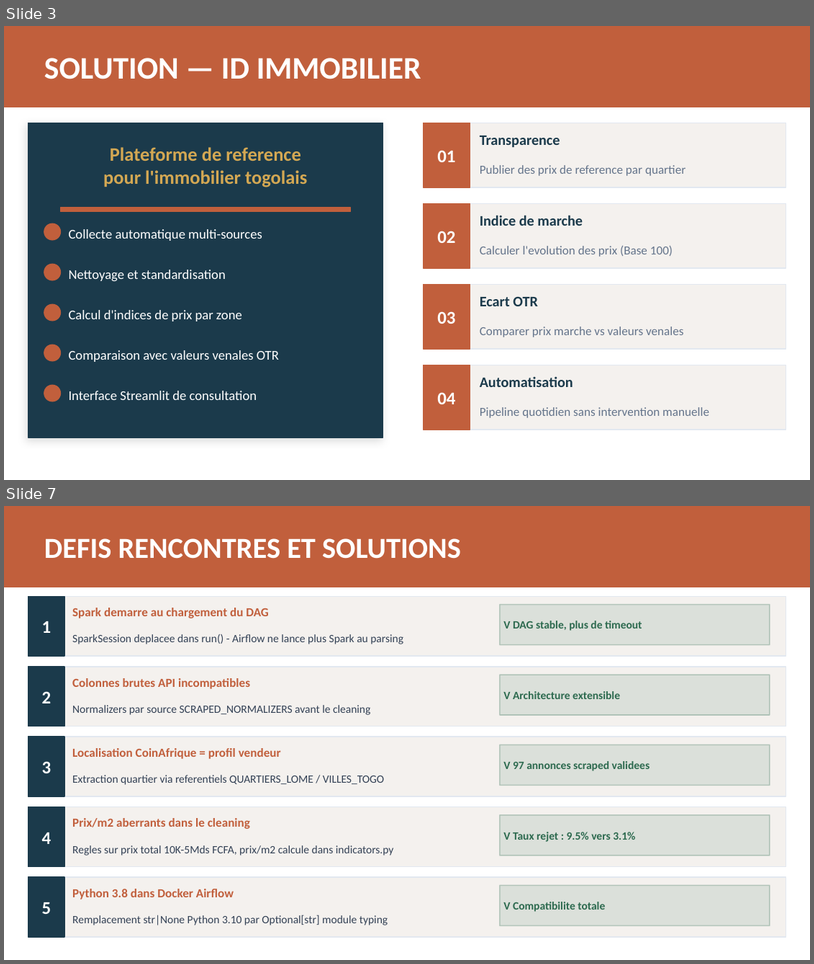
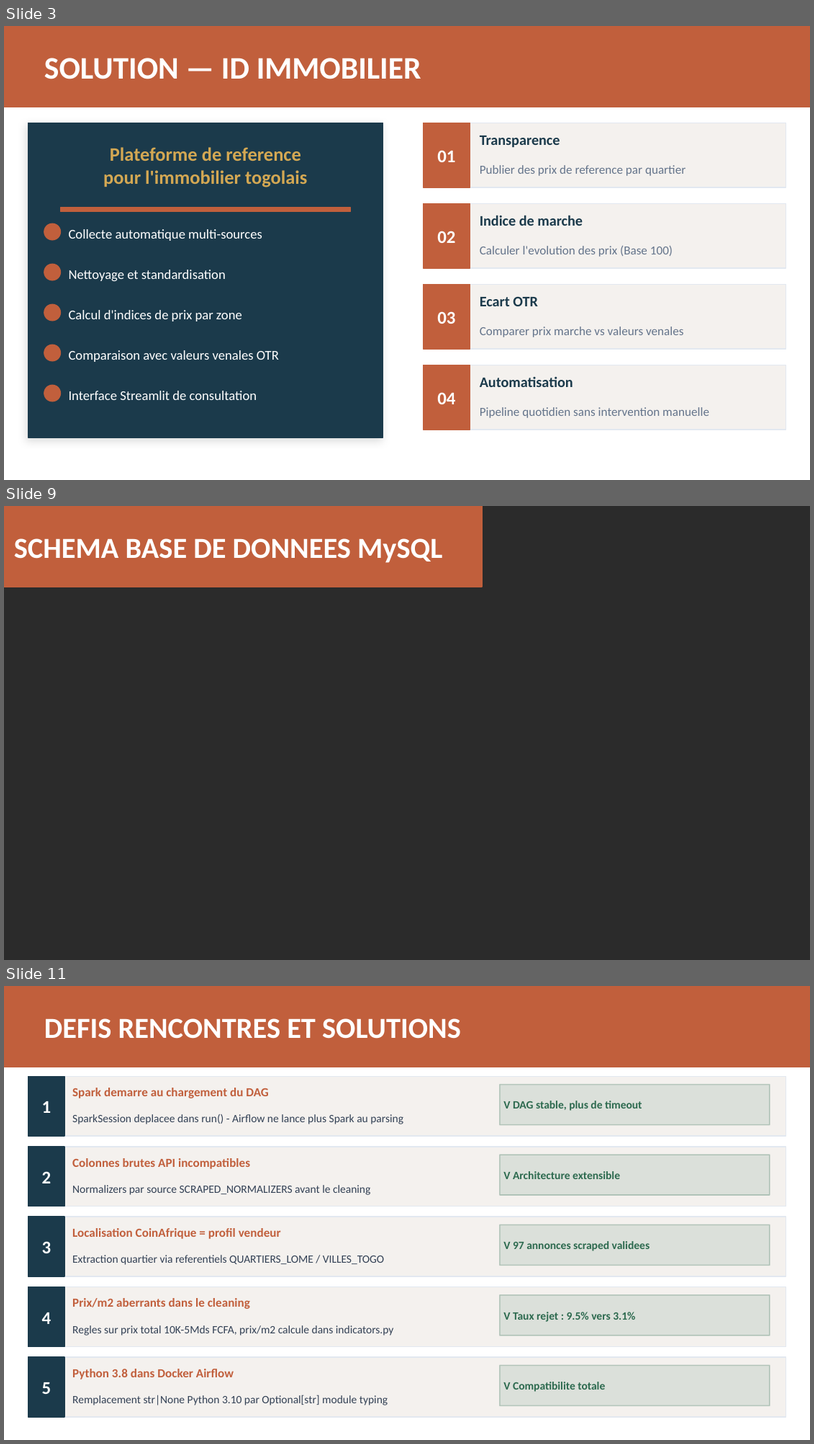
Before and after one commit to yannick-maya/V2_Projet_ID_Immobilier-pipeline, a slide deck: Documents/id_immobilier_presentation.pptx. Shown one above the other, each under a label of ours: slides 3 and 7 before the commit, slides 3, 9 and 11 after it; the slides between them are not shown. The pictures are 814x964 and 814x1444 pixels, drawn with LibreOffice and Linux fonts; fonts in the diff are those of the drawing; background and template pictures are left out; a plain dark background stands for a picture behind light text. Boxes give left, top, right and bottom in pixels: in the first picture for what was removed or moved away, otherwise in the second. Text is boxed around its words. In the diff, an @@ line names an element or a change of style, - is before the commit and + after.

```diff
--- a/Documents/id_immobilier_presentation.pptx
+++ b/Documents/id_immobilier_presentation.pptx
@@ slide 9 added at bbox=[4, 506, 810, 960], background picture (left out) @@
@@ rectangle added at bbox=[4, 506, 482, 587], fill #C15F3C, outline #C15F3C 1 pt @@
@@ text added at bbox=[14, 538, 442, 563], 26 pt, text #FFFFFF, bold @@
+SCHEMA BASE DE DONNEES MySQL
@@ what was slide 7 is now slide 11 @@
```
Also in this commit, not shown: 8 slides changed, 2 other slides added, 1 slide removed, 16 other files.
